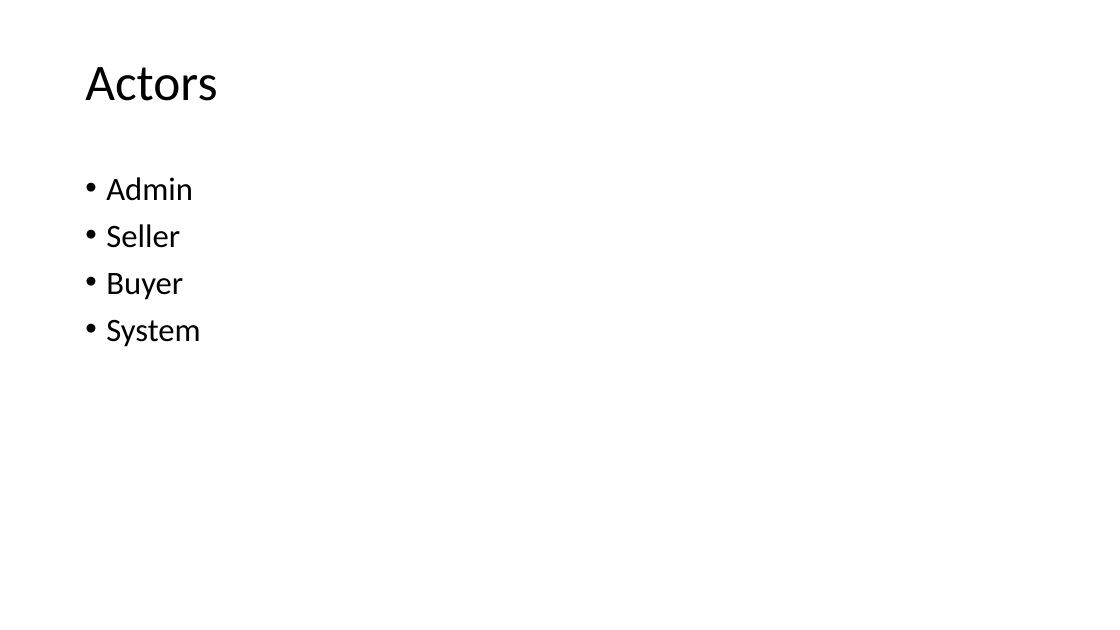
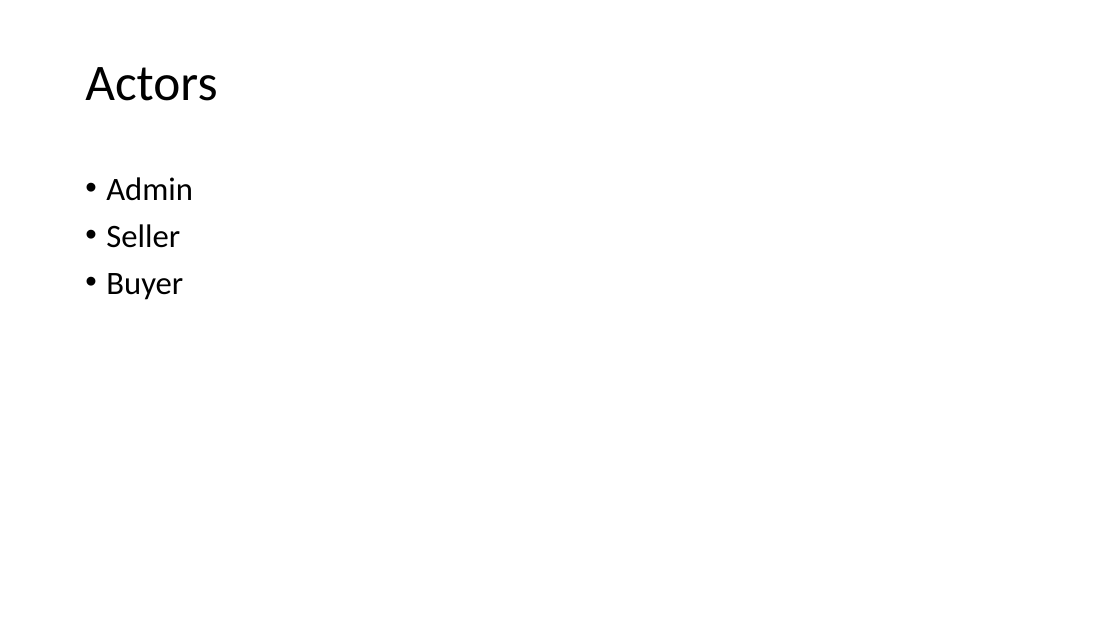
Before and after one commit to Ghebrehiywet/eShopper, a slide deck: slide 3 of docs/Presentation/eShopper Presentation.pptx. Drawn at 1120x630 pixels with LibreOffice and Linux fonts; fonts in the diff are those of the drawing. Boxes give left, top, right and bottom in pixels: in the first picture for what was removed or moved away, otherwise in the second. Text is boxed around its words. In the diff, an @@ line names an element or a change of style, - is before the commit and + after.

```diff
--- a/docs/Presentation/eShopper Presentation.pptx
+++ b/docs/Presentation/eShopper Presentation.pptx
@@ text at bbox=[106, 319, 200, 347]: paragraph removed @@
-• System
```
Also in this commit, not shown: 4 other files.
